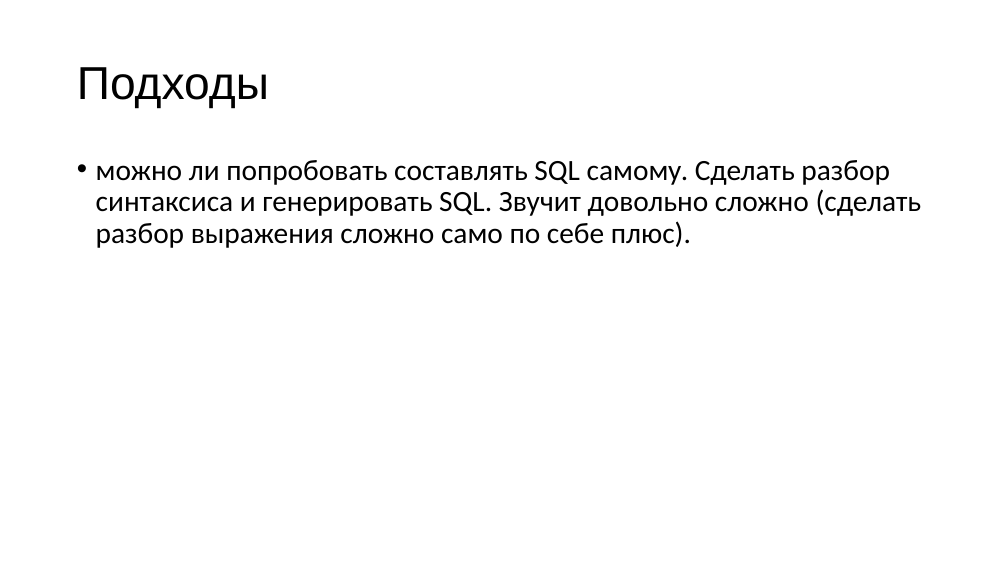
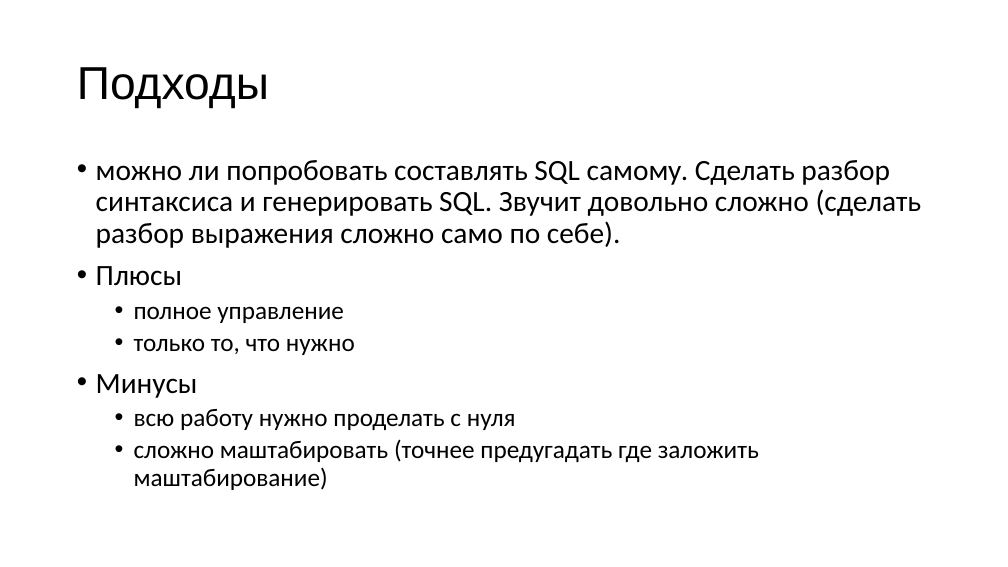
Before and after one commit to Sa1Gur/Expression2Sql, a slide deck: slide 4 of Query2SQL.pptx. Drawn at 1008x567 pixels with LibreOffice and Linux fonts; fonts in the diff are those of the drawing. Boxes give left, top, right and bottom in pixels: in the first picture for what was removed or moved away, otherwise in the second. Text is boxed around its words. In the diff, an @@ line names an element or a change of style, - is before the commit and + after.

```diff
--- a/Query2SQL.pptx
+++ b/Query2SQL.pptx
@@ text at bbox=[96, 160, 922, 490]: text changed @@
-• можно ли попробовать составлять SQL самому. Сделать разбор синтаксиса и генерировать SQL. Звучит довольно сложно (сделать разбор выражения сложно само по себе плюс).
+• можно ли попробовать составлять SQL самому. Сделать разбор синтаксиса и генерировать SQL. Звучит довольно сложно (сделать разбор выражения сложно само по себе).
+• Плюсы
+  • полное управление
+  • только то, что нужно
+• Минусы
+  • всю работу нужно проделать с нуля
+  • сложно маштабировать (точнее предугадать где заложить маштабирование)
```
Also in this commit, not shown: 3 other slides changed, 1 other file.
